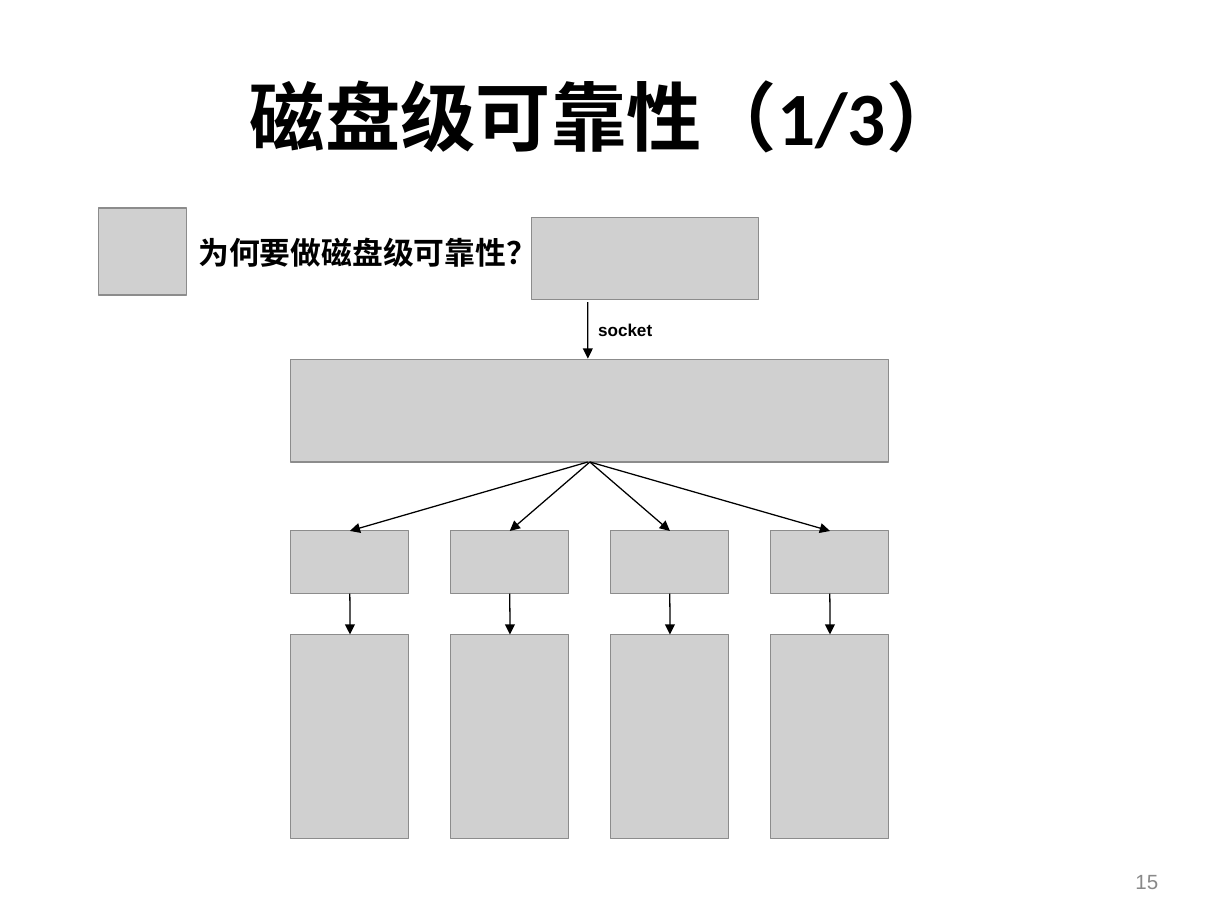
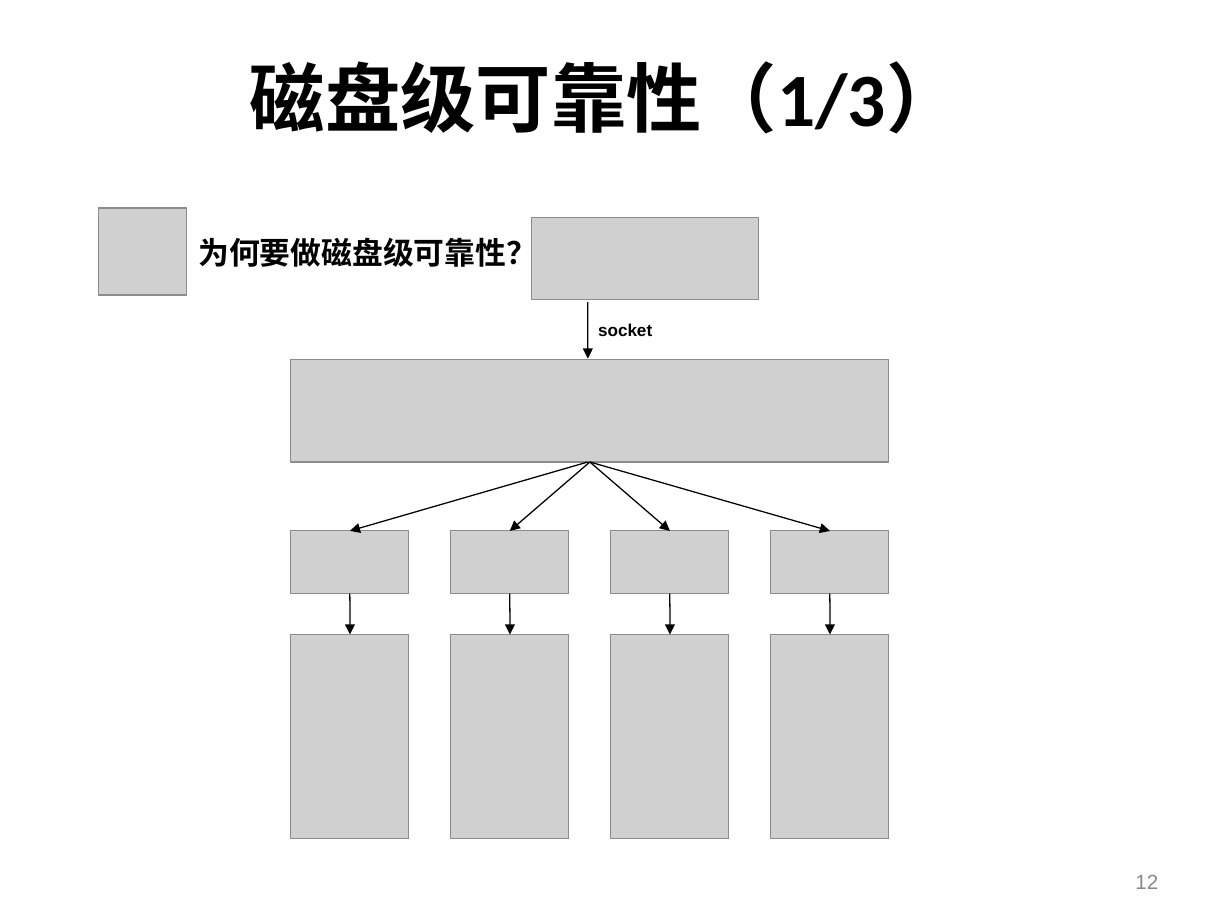
Before and after one commit to machicao2013/mooon, a slide deck: slide 12 of applications/lightfs/doc/portableDFS-便携式分布式文件系统.ppt (slide 15 before the commit). Drawn at 1232x924 pixels with LibreOffice and Linux fonts; fonts in the diff are those of the drawing; grey boxes stand for pictures; background and template pictures are left out. Boxes give left, top, right and bottom in pixels: in the first picture for what was removed or moved away, otherwise in the second. Text is boxed around its words. In the diff, an @@ line names an element or a change of style, - is before the commit and + after.

```diff
--- a/applications/lightfs/doc/portableDFS-便携式分布式文件系统.ppt
+++ b/applications/lightfs/doc/portableDFS-便携式分布式文件系统.ppt
@@ title "磁盘级可靠性（1/3）" moved from (x1=250, y1=80, x2=962, y2=153) to (x1=250, y1=61, x2=962, y2=134) @@
@@ page number at (x1=1135, y1=875, x2=1158, y2=889): text changed @@
-15
+12
```
Also in this commit, not shown: 8 other slides changed, 6 slides added, 2 slides removed.
